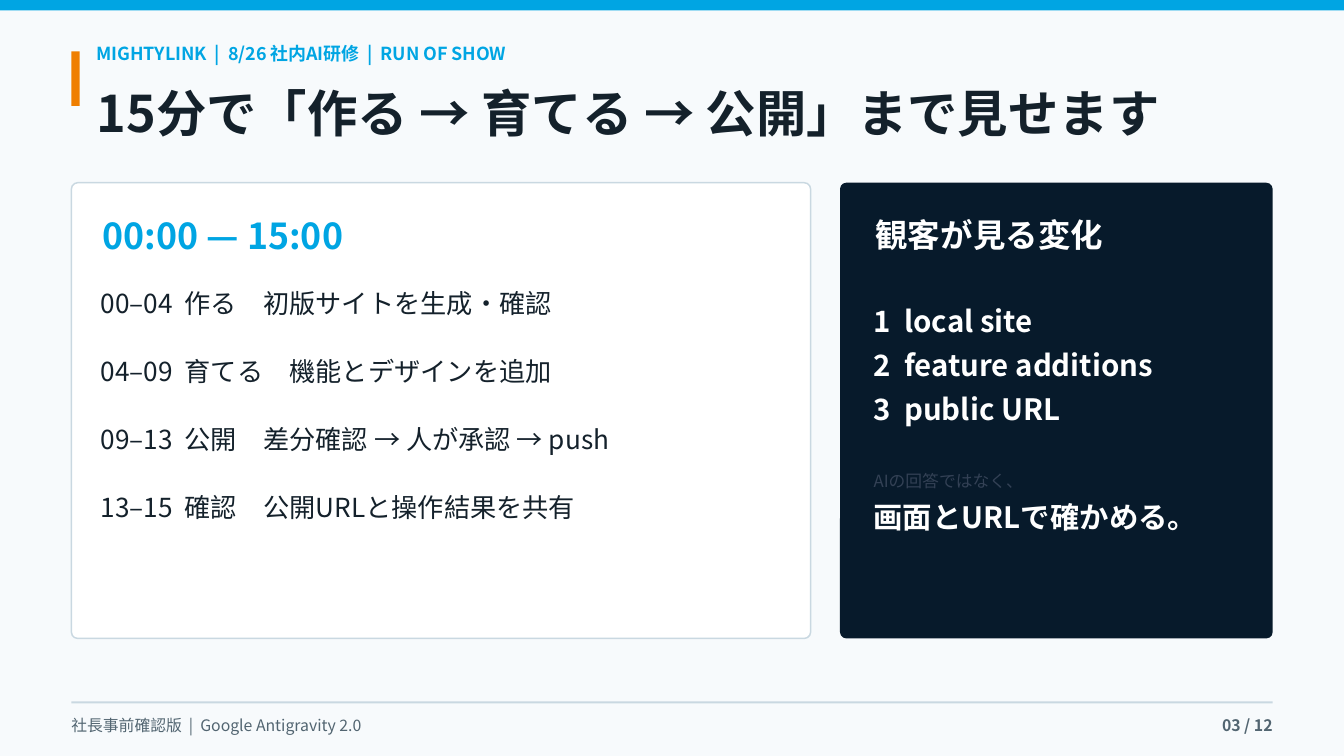
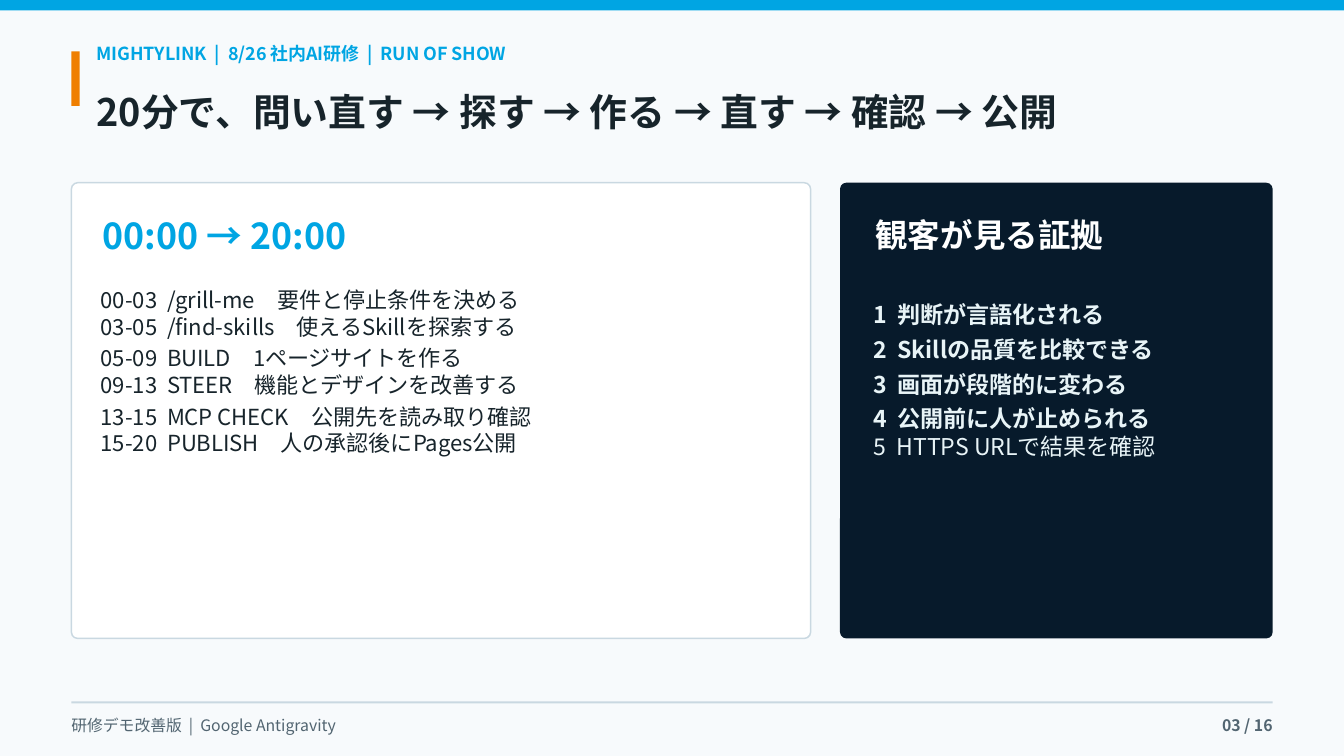
Before and after one commit to kanta13jp1/mighty-link-ai-connect, a slide deck: slide 3 of exports/mighty_skill_bridge_antigravity_user_guide_2026.pptx. Drawn at 1344x756 pixels with LibreOffice and Linux fonts; fonts in the diff are those of the drawing. Boxes give left, top, right and bottom in pixels: in the first picture for what was removed or moved away, otherwise in the second. Text is boxed around its words. In the diff, an @@ line names an element or a change of style, - is before the commit and + after.

Commit message:
feat: expand Antigravity workshop with skills workflow

```diff
--- a/exports/mighty_skill_bridge_antigravity_user_guide_2026.pptx
+++ b/exports/mighty_skill_bridge_antigravity_user_guide_2026.pptx
@@ text at box(97, 94, 1058, 130): text changed; size 36 to 27 pt; text colour #14212B to #17242B @@
-15分で「作る → 育てる → 公開」まで見せます
+20分で、問い直す → 探す → 作る → 直す → 確認 → 公開
@@ text in rounded rectangle at box(103, 222, 347, 250): text changed @@
-00:00 — 15:00
+00:00 → 20:00
@@ text in rounded rectangle at box(875, 219, 1103, 250): text changed @@
-観客が見る変化
+観客が見る証拠
@@ text at box(101, 289, 531, 457): text changed; size 18.8 to 15.8 pt; text colour #14212B to #17242B @@
-00–04 作る 初版サイトを生成・確認
-04–09 育てる 機能とデザインを追加
-09–13 公開 差分確認 → 人が承認 → push
-13–15 確認 公開URLと操作結果を共有
+00-03 /grill-me 要件と停止条件を決める
+03-05 /find-skills 使えるSkillを探索する
+05-09 BUILD 1ページサイトを作る
+09-13 STEER 機能とデザインを改善する
+13-15 MCP CHECK 公開先を読み取り確認
+15-20 PUBLISH 人の承認後にPages公開
@@ text at box(874, 303, 1156, 457): text changed; size 21 to 16.5 pt; text colour #FFFFFF to #E8F4F7 @@
-1 local site
-2 feature additions
-3 public URL
-AIの回答ではなく、
-画面とURLで確かめる。
+1 判断が言語化される
+2 Skillの品質を比較できる
+3 画面が段階的に変わる
+4 公開前に人が止められる
+5 HTTPS URLで結果を確認
@@ text at box(71, 717, 336, 735): text changed @@
-社長事前確認版 | Google Antigravity 2.0
+研修デモ改善版 | Google Antigravity
@@ text at box(1222, 719, 1273, 731): text changed @@
-03 / 12
+03 / 16
```
Also in this commit, not shown: 9 other slides changed, 6 slides added, 2 slides removed, 23 other files.
